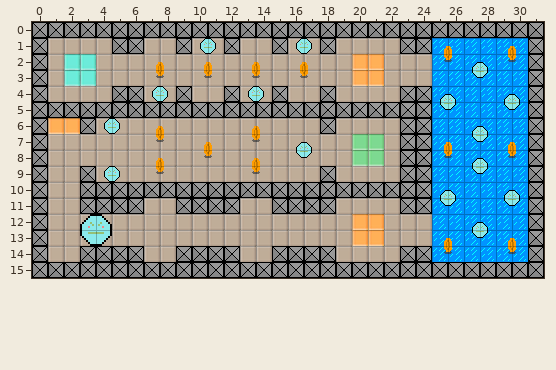
Two versions of a level (Tiled map (JSON), gamex/assets/levels/test3.json). This is how it looked before the edit.
Cells are 16x16 px. Shown: x 0..31, y 0..15.
The same view after the edit:
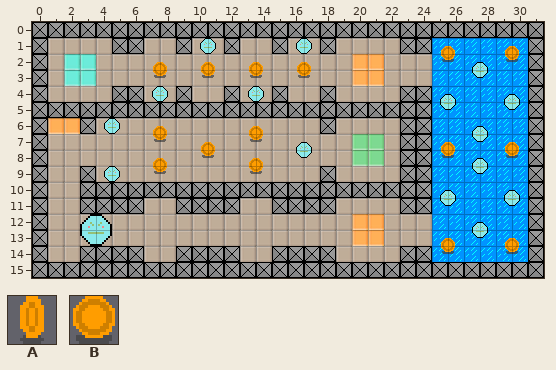
Key: from "tileset": A 13 "coin"; from "tileset_common": B 10 "coin_0".
Objects are placed by their top-left corner, in cells (3,4 is the top-left corner of cell 3,4); size is 1x1 cell unless given.
What changed:
Layer "Object Layer 1":
Object A "coin" at 29.5,1.5 becomes B "coin" at 29.5,1.5.
Object A "coin" at 25.5,1.5 becomes B "coin" at 25.5,1.5.
Object A "coin" at 7.5,2.5 becomes B "coin" at 7.5,2.5.
Object A "coin" at 10.5,2.5 becomes B "coin" at 10.5,2.5.
Object A "coin" at 13.5,2.5 becomes B "coin" at 13.5,2.5.
Object A "coin" at 16.5,2.5 becomes B "coin" at 16.5,2.5.
Object A "coin" at 7.5,6.5 becomes B "coin" at 7.5,6.5.
Object A "coin" at 13.5,6.5 becomes B "coin" at 13.5,6.5.
Object A "coin" at 25.5,7.5 becomes B "coin" at 25.5,7.5.
Object A "coin" at 29.5,7.5 becomes B "coin" at 29.5,7.5.
Object A "coin" at 10.5,7.5 becomes B "coin" at 10.5,7.5.
Object A "coin" at 7.5,8.5 becomes B "coin" at 7.5,8.5.
Object A "coin" at 13.5,8.5 becomes B "coin" at 13.5,8.5.
Object A "coin" at 29.5,13.5 becomes B "coin" at 29.5,13.5.
Object A "coin" at 25.5,13.5 becomes B "coin" at 25.5,13.5.
